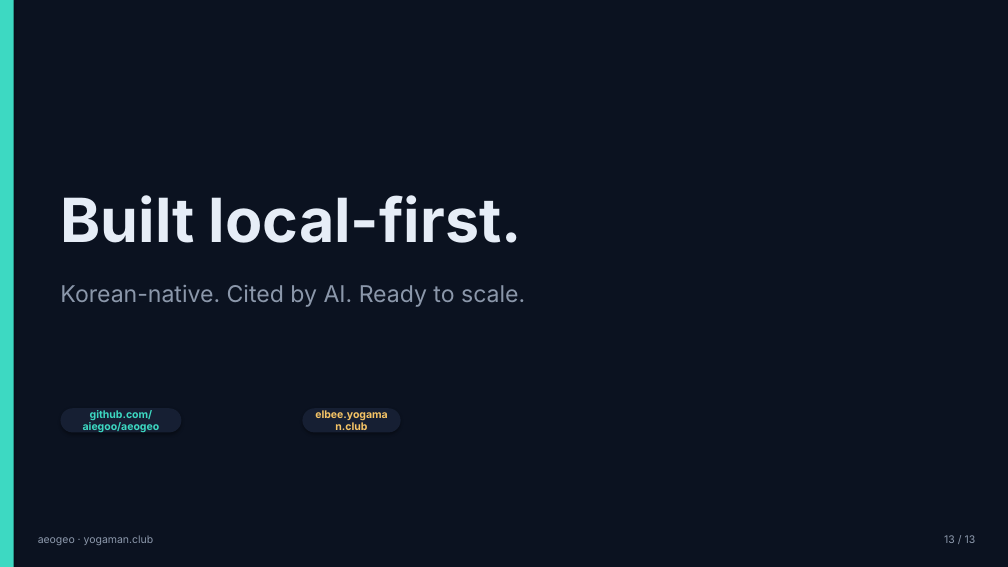
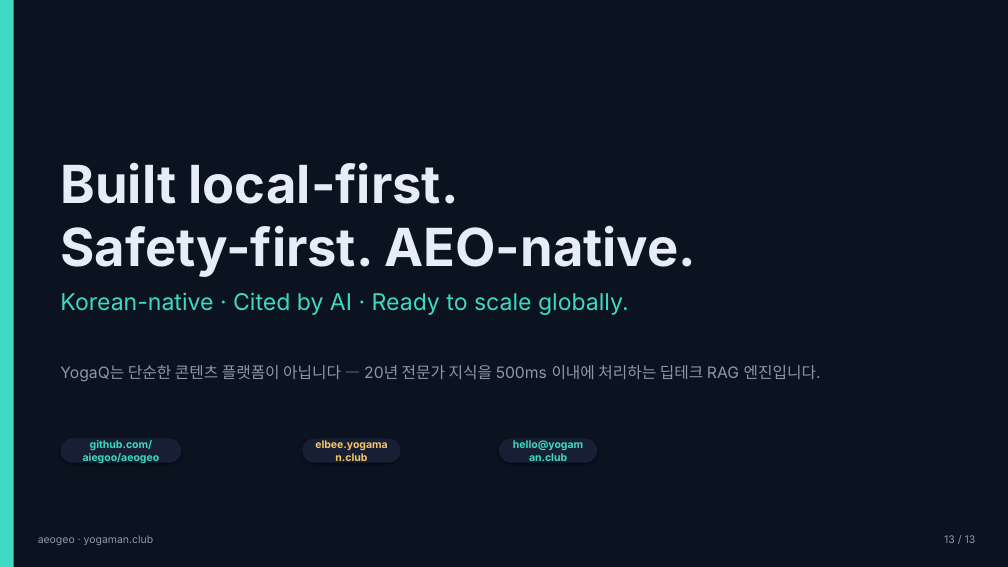
Before and after one commit to prgrms-aibe-devcourse/AIBE5_FinalProject_Team11, a slide deck: slide 13 of pitch/aeogeo_tech_deepdive_deck.pptx. Drawn at 1008x567 pixels with LibreOffice and Linux fonts; fonts in the diff are those of the drawing. Boxes give left, top, right and bottom in pixels: in the first picture for what was removed or moved away, otherwise in the second. Text is boxed around its words. In the diff, an @@ line names an element or a change of style, - is before the commit and + after.

```diff
--- a/pitch/aeogeo_tech_deepdive_deck.pptx
+++ b/pitch/aeogeo_tech_deepdive_deck.pptx
@@ text at [60, 162, 459, 204]: size 58 to 50 pt in "Built local-first." @@
@@ text "Built local-first.": place and size @@
-text "Built local-first." at [60, 195, 522, 243]
+text "Built local-first." at [60, 162, 697, 277]
@@ text at [60, 225, 697, 277]: paragraph added @@
+Safety-first. AEO-native.
@@ text at [60, 292, 629, 315]: text changed; text colour #8B97AA to #3DD9C2 @@
-Korean-native. Cited by AI. Ready to scale.
+Korean-native · Cited by AI · Ready to scale globally.
@@ text added at [60, 365, 821, 382], 15 pt, text #8B97AA @@
+YogaQ는 단순한 콘텐츠 플랫폼이 아닙니다 — 20년 전문가 지식을 500ms 이내에 처리하는 딥테크 RAG 엔진입니다.
@@ rounded rectangle "github.com/aiegoo/aeogeo": place and size @@
-rounded rectangle "github.com/aiegoo/aeogeo" at [60, 408, 181, 433]
+rounded rectangle "github.com/aiegoo/aeogeo" at [60, 439, 181, 463]
@@ rounded rectangle "elbee.yogaman.club": place and size @@
-rounded rectangle "elbee.yogaman.club" at [302, 408, 401, 433]
+rounded rectangle "elbee.yogaman.club" at [302, 439, 401, 463]
@@ rounded rectangle added at [499, 439, 597, 463], fill #161F33, 10 pt, text #3DD9C2, bold @@
+hello@yogaman.club
```
Also in this commit, not shown: 2 other slides changed, 10 other files.
